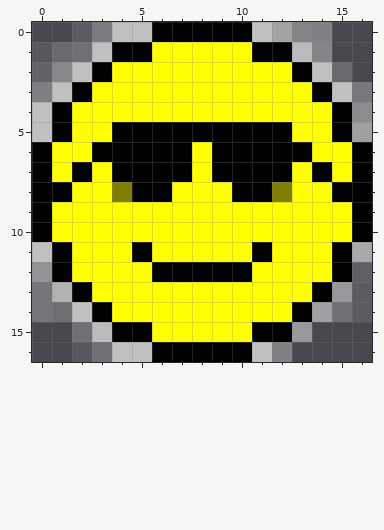
Two states of a pixel-art sprite, src/assets/img/wonIco.png. That is the earlier state.
The file is 17x17 pixels. Pixels under 10% opacity are left out. Colours within 5 levels of each other are drawn and written as one.
New version:
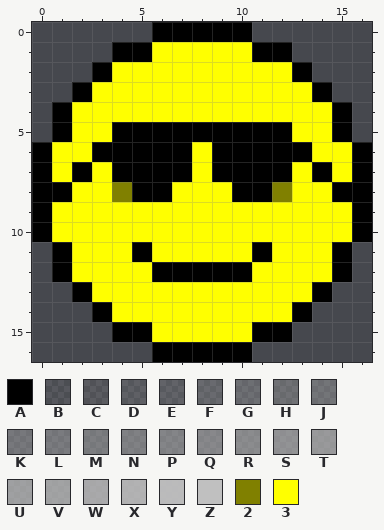
Palette (. is transparent): A #000000  B #c0c0c023  C #c0c0c02b  D #c0c0c034  E #c0c0c03a  F #c0c0c049  G #c0c0c052  H #c0c0c058  J #c0c0c05f  K #c0c0c067  L #c0c0c06d  M #c0c0c073  N #c0c0c079  P #c0c0c082  Q #c0c0c089  R #c0c0c090  S #c0c0c09f  T #c0c0c0ad  U #c0c0c0bb  V #c0c0c0c1  W #c0c0c0cf  X #c0c0c0e1  Y #c0c0c0f4  Z #c0c0c0  2 #808000  3 #ffff00
Change:
Changed rows in their new state; - is an unchanged pixel.
first column x 0:
 0 --....-----....--
 1 ....---------..--
 2 ...-----------..-
 3 ..-------------..
 4 .---------------.
 5 .---------------.
first column x 0:
11 .---------------.
12 .---------------.
13 ..-------------..
14 ...-----------...
15 --..---------.---
16 --....-----..----
